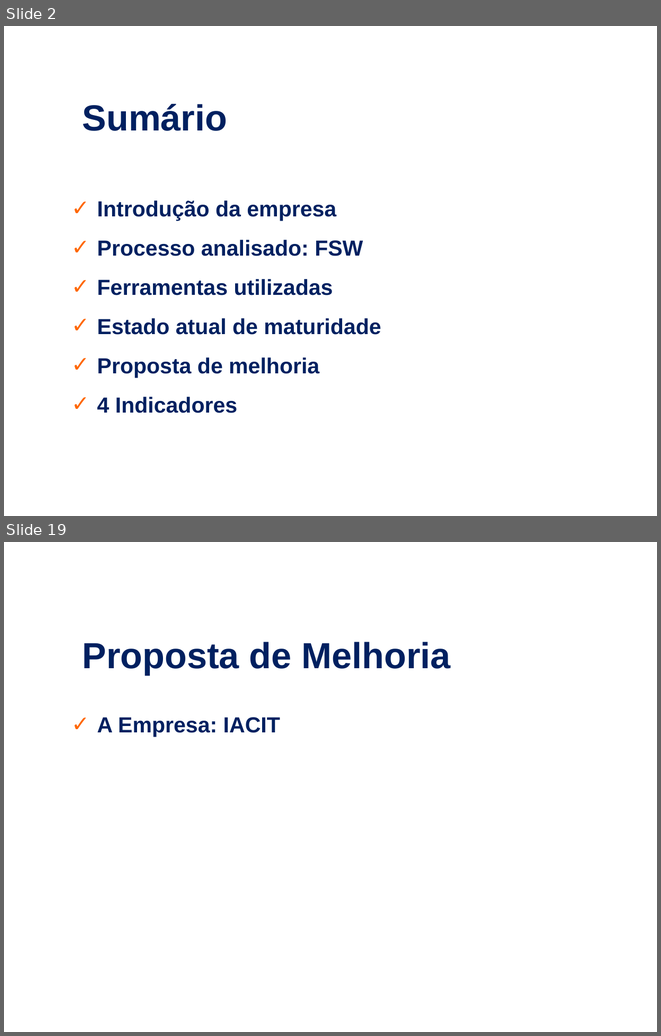
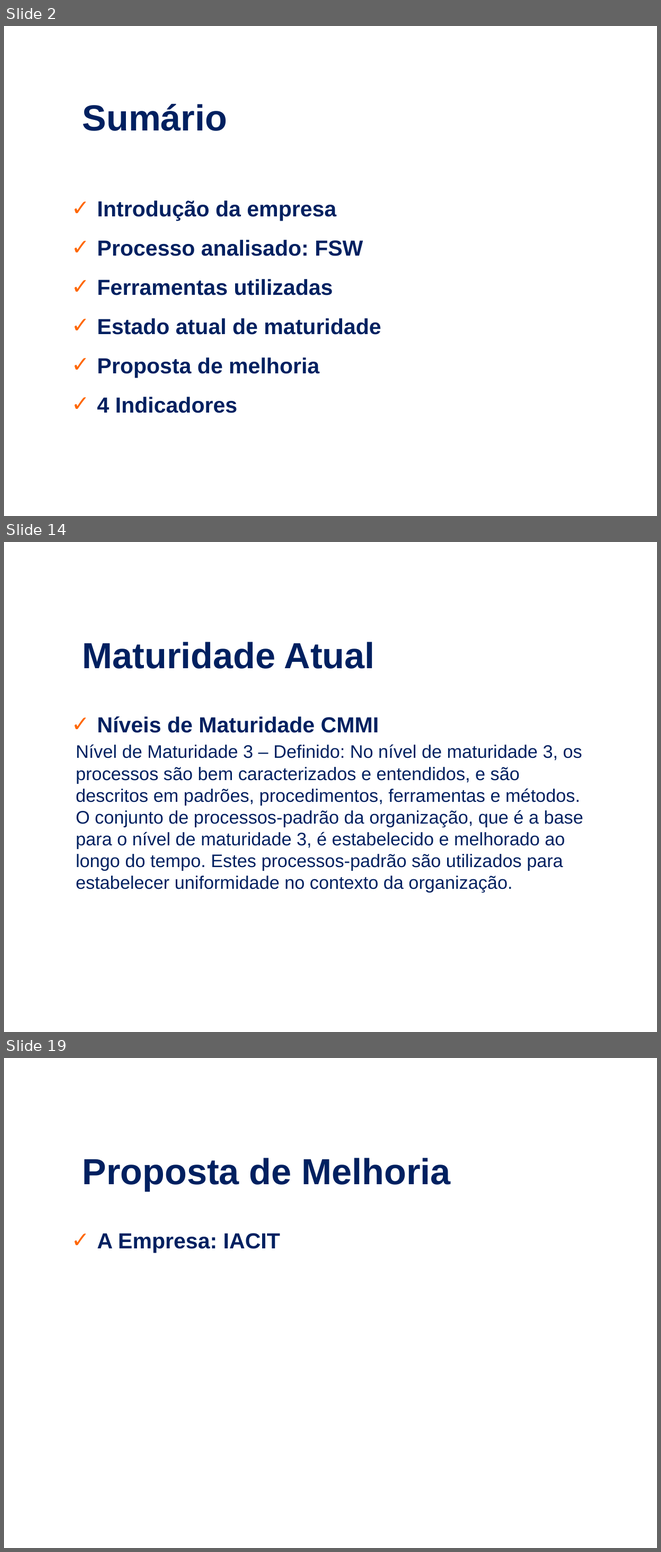
Before and after one commit to eccentricexit/softeng2_2017, a slide deck: ed-projetos-comp/ed-proj-comp.ppt. Shown one above the other, each under a label of ours: slides 2 and 19 before the commit, slides 2, 14 and 19 after it; the slides between them are not shown. The pictures are 661x1036 and 661x1552 pixels, drawn with LibreOffice and Linux fonts; fonts in the diff are those of the drawing; background and template pictures are left out. Boxes give left, top, right and bottom in pixels: in the first picture for what was removed or moved away, otherwise in the second. Text is boxed around its words. In the diff, an @@ line names an element or a change of style, - is before the commit and + after.

```diff
--- a/ed-projetos-comp/ed-proj-comp.ppt
+++ b/ed-projetos-comp/ed-proj-comp.ppt
@@ slide 14 added at [4, 542, 657, 1032], background picture (left out) @@
@@ text added at [82, 642, 375, 669], 40 pt, text #002060, bold @@
+Maturidade Atual
@@ text added at [97, 716, 379, 733], 24 pt, text #002060, bold @@
+  ✓ Níveis de Maturidade CMMI
@@ text added at [76, 744, 583, 892], 20 pt, text #002060 @@
+Nível de Maturidade 3 – Definido: No nível de maturidade 3, os processos são bem caracterizados e entendidos, e são descritos em padrões, procedimentos, ferramentas e métodos. O conjunto de processos-padrão da organização, que é a base para o nível de maturidade 3, é estabelecido e melhorado ao longo do tempo. Estes processos-padrão são utilizados para estabelecer uniformidade no contexto da organização.
```
Also in this commit, not shown: 5 slides changed, 10 other slides added, 10 slides removed, 1 other file.
